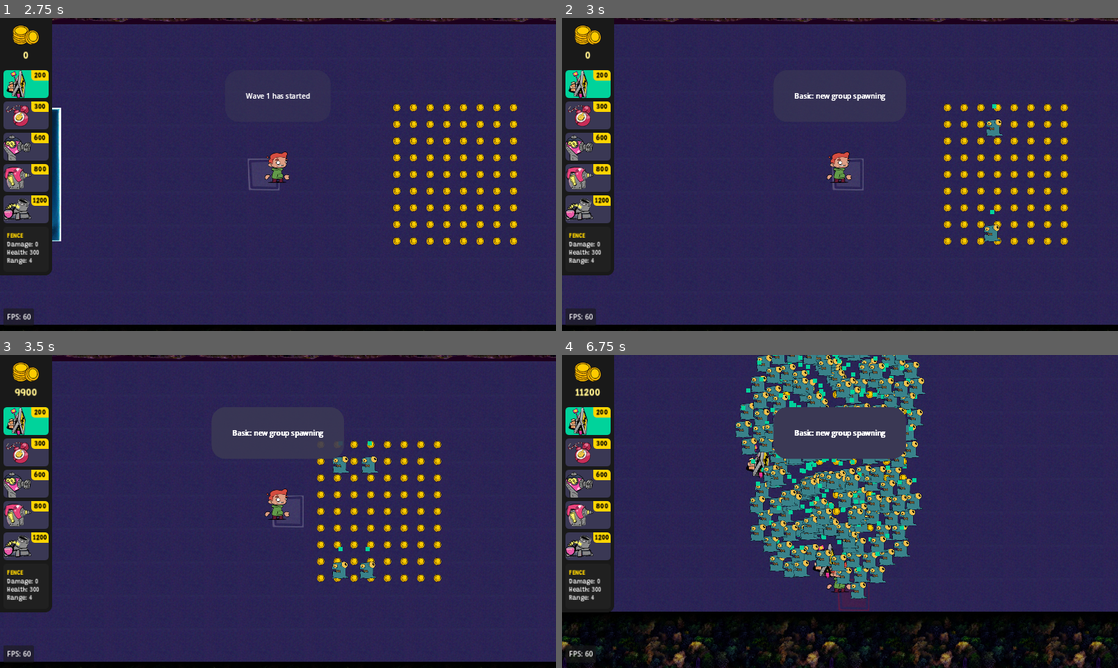
Above: before the commit, frames 1-4 (two rows, left to right).
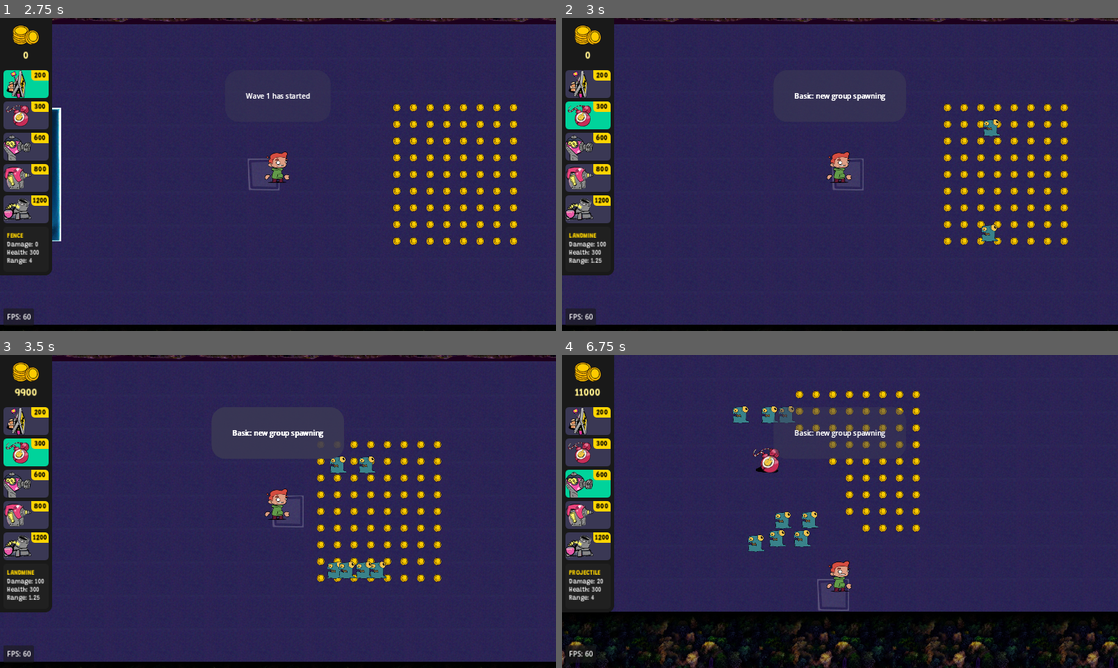
Above: after the commit, the same moments.

Repository: Slushie-Defense/Slushie
Game: Godot game, scene res://Levels/SplashScreen/SplashScreen.tscn
Same seed, same stepped clock (60 frames per second), same inputs: the game is played once before the commit and once after it. Sound files missing from this copy of the repository are replaced by a short silence.
Inputs:
- Up to frame 1 (2.75 s): click "Credits" at 0.5 s; click "Go Back" at 1.25 s; click "Start" at 2 s
- Up to frame 2 (3 s): tap Enter (ui_accept) at 2.75 s; hold Right (ui_right) from 2.78 s (still down); hold Space (ActionButton, bound only after the commit) from 2.78 s (still down); tap Tab (ui_text_indent) at 2.85 s
- Up to frame 3 (3.5 s): keep holding Right (ui_right); keep holding Space (ActionButton, bound only after the commit); tap Enter (ui_accept) at 3.02, 3.32 s
- Up to frame 4 (6.75 s): release Right (ui_right) at 3.53 s; release Space (ActionButton, bound only after the commit) at 3.53 s; hold Down (ui_down) 3.53-4.28 s; tap Space (ActionButton, bound only after the commit) at 3.6, 6.6 s; tap Enter (ui_accept) at 3.77, 4.07, 4.55, 5.1, 5.27, 5.57, 6.02, 6.32 s; tap P at 3.8 s; hold Right (ui_right) 4.28-5.03 s; hold P 4.28-5.03 s; hold Page Up (ui_text_caret_page_up) 5.03-5.78 s; tap Tab (ui_text_indent) at 5.3, 5.85 s; hold Space (ActionButton, bound only after the commit) 5.78-6.53 s; hold Left (ui_left) from 5.78 s (still down); tap Escape (ui_text_clear_carets_and_selection) at 6.4 s

Frame 1 is identical in both runs. In frame 2, 1.2% of the frame differs, in the area x 0-80%, y 16-79%; in frame 3, 1.6%; in frame 4, 20%, in the area x 0-100%, y 0-100%.

Commit message:
Fixed weapon range indicator

Diff:
--- a/Autoload/Main.gd
+++ b/Autoload/Main.gd
@@ -22,7 +22,7 @@
 	process_mode = Node.PROCESS_MODE_ALWAYS
 
 func _input(event):
-	if event.is_action_pressed("ui_text_clear_carets_and_selection"):
+	if event.is_action_pressed("PauseButton"):
 		_pause_game_toggle()
 
 func _pause_game_toggle():
--- a/Autoload/UnitData.gd
+++ b/Autoload/UnitData.gd
@@ -10,7 +10,8 @@
 var SIEGE : StructureData = StructureData.new()
 var PROJECTILE : StructureData = StructureData.new()
 
-# Enemies
+# Enemy types
+enum enemy_list { TANK, FLOATER, GRUNT, SPITTER }
 
 func _ready():
 	# Setup FENCE
--- a/Entities/Classes/EnemyData.gd
+++ b/Entities/Classes/EnemyData.gd
@@ -1,11 +1,15 @@
 extends Node
 class_name EnemyData
 
+var unit_name : String = "Grunt"
 var health : int = 100
 
-var attack_speed : float = 1.0 # In seconds
+var coin_drop_value : float = 100.0
+
+var attack_speed : float = 1.0 # Delay between attacks
 var attack_range : int = 64 # In pixels
 var attack_damage : int = 100
 
-var max_movement_speed : float = 2000
+var acceleration : float = 2000
+var max_speed : float = 100
 var vision_radius : int = 160
--- a/Entities/Enemy/Enemy.gd
+++ b/Entities/Enemy/Enemy.gd
@@ -1,11 +1,12 @@
 extends CharacterBody2D
+
+# Enemy Data
+var enemy_data : EnemyData = EnemyData.new()
 
 # Health
 @onready var health : ProgressBar = $Healthbar
 
 # Physics
-var MAX_SPEED : float = 100
-var ACCELERATION : float = 2000
 var motion : Vector2 = Vector2.ZERO # Equaliant to Vector2(0,0)
 
 # AI
@@ -16,7 +17,6 @@
 var ai_default_direction : Vector2 = Vector2(-1, 0)
 
 # How far the enemy can see
-var vision_radius : int = 160
 var show_vision_radius : bool = true
 @onready var vision_collider : CollisionShape2D = $Vision/CollisionShape2D
 @onready var vision_sprite : Sprite2D = $Vision/VisionCircle
@@ -24,12 +24,8 @@
 # Attack Range
 @onready var attack_range_raycast : RayCast2D = $AttackRangeRayCast
 @onready var attack_timer : Timer = $AttackDelayTimer
-var attack_speed : float = 1.0 # In seconds
-var attack_range : int = 64 # In pixels
-var attack_damage : int = 100
 
 # Coins
-var coin_value : int = 100
 var coin_scene = load("res://Entities/Coin/Coin.tscn")
 
 # Initialize
@@ -37,16 +33,20 @@
 	# Behavior after the Gas Station is destroyed
 	Main.signal_gas_station_destroyed.connect(_gas_station_destroyed)
 	# Set health
-	health.set_max_health(100)
+	health.set_max_health(enemy_data.health)
 	health.signal_custom_health_is_zero.connect(_event_health_is_zero)
 	# Set attack speed
-	set_attack_speed(attack_speed) # Set to default
+	_update_attack_speed() # Set to default
+	# Update vision radius
+	_update_vision_radius()
+
+func _update_vision_radius():
 	# Update the enemy vision radius -- Right now it is just a circle
-	vision_collider.shape.radius = vision_radius
+	vision_collider.shape.radius = enemy_data.vision_radius
 	# Show vision
 	if show_vision_radius:
 		var sprite_width : float = 128.0
-		var vision_diameter : float = vision_radius * 2.0
+		var vision_diameter : float = enemy_data.vision_radius * 2.0
 		var sprite_scale : float = vision_diameter / sprite_width
 		vision_sprite.scale = Vector2(sprite_scale, sprite_scale)
 	else:
@@ -57,7 +57,7 @@
 	# Direction & Attack
 	_ai_process()
 	# Move
-	apply_movement(ai_direction * ACCELERATION * delta)
+	apply_movement(ai_direction * enemy_data.acceleration * delta)
 	# Apply the motion
 	velocity = motion
 	# Move to the position unless it hits a collision then it will stop at the collision point
@@ -65,8 +65,8 @@
 
 func apply_movement(acceleration):
 	motion += acceleration
-	if motion.length() > MAX_SPEED:
-		motion = motion.normalized() * MAX_SPEED
+	if motion.length() > enemy_data.max_speed:
+		motion = motion.normalized() * enemy_data.max_speed
 
 func _ai_process():
 	# Direction priority
@@ -91,16 +91,15 @@
 			if attack_timer.is_stopped():
 				attack_timer.start()
 
-func set_attack_speed(value):
-	attack_timer.wait_time = value
-	attack_speed = value
+func _update_attack_speed():
+	attack_timer.wait_time = enemy_data.attack_speed
 
 func _on_attack_delay_timer_timeout():
 	# Attack
 	if ai_chase_node != null:
 		var distance_to_node = global_position.distance_to(ai_chase_node.global_position)
 		# Attack within the attack range
-		attack_range_raycast.target_position = global_position.direction_to(ai_chase_node.global_position) * attack_range
+		attack_range_raycast.target_position = global_position.direction_to(ai_chase_node.global_position) * enemy_data.attack_range
 		attack_range_raycast.force_raycast_update() # Launch the ray
 		# See what it hit
 		var first_collision_result = attack_range_raycast.get_collider()
@@ -109,7 +108,7 @@
 			if first_collision_result.has_method("attack"):
 				# Create an attack class and pass it through
 				var attack = Attack.new()
-				attack.damage = attack_damage
+				attack.damage = enemy_data.attack_damage
 				first_collision_result.attack(attack)
 
 func _on_vision_body_entered(body):
@@ -120,7 +119,7 @@
 	ai_chase_node_list.erase(body)
 
 func attack(attack : Attack):
-	health.add_or_subtract_health_by_value(-attack.damage) # Subtract damage
+	health.add_or_subtract_health_by_value(-attack.damage) # Subtract damage when hit by weapon
 
 func _event_health_is_zero():
 	# Spawn coin where it dies
@@ -131,11 +130,15 @@
 
 func _spawn_coin():
 	# Spawn coin
-	var coin = coin_scene.instantiate()
-	get_tree().get_root().add_child(coin)
-	coin.global_position = global_position
-	# Send the money straight to the player
-	# coin._instant_pickup()
+	var number_of_coins = ceil(enemy_data.coin_drop_value / 100.0)
+	var angle_increment = 360.0 / number_of_coins
+	for i in range(0, number_of_coins):
+		var coin = coin_scene.instantiate()
+		get_tree().get_root().add_child(coin)
+		# Spawn the coins around the player
+		var distance_from_death : int = 0 if i == 0 else 48
+		var angle = i * angle_increment
+		coin.global_position = global_position + Vector2(distance_from_death, 0).rotated(deg_to_rad(angle))
 
 func _gas_station_destroyed():
 	ai_default_direction = Vector2(0, 0)
--- a/Entities/Enemy/Enemy.tscn
+++ b/Entities/Enemy/Enemy.tscn
@@ -37,6 +37,7 @@
 texture = ExtResource("3_jff1g")
 
 [node name="Healthbar" parent="." instance=ExtResource("3_2jk0x")]
+visible = false
 offset_top = -56.0
 offset_bottom = -24.0
 
--- a/Entities/Managers/WaveManager/GameStateManager.gd
+++ b/Entities/Managers/WaveManager/GameStateManager.gd
@@ -29,12 +29,10 @@
 
 func pause_game():
 	get_tree().paused = true
-	pass
 
 func unpause_game():
 	get_tree().paused = false
 	transition_to_state(previous_state)
-	pass
 
 func prep_state():
 	# Code for initializing prep state goes here
@@ -43,32 +41,24 @@
 func start_wave():
 	# Code for starting a wave goes here
 	current_wave_manager.spawn_next_wave()
-	pass
 
 func game_over_state():
 	# Code for game over state goes here
 	pass
 
-
 func _process(delta):
 	match current_state:
 		GameState.PAUSED:
-			# un pause
-			if Input.is_key_pressed(KEY_P):
-				unpause_game()
+			pass
 		GameState.PREP:
-			if Input.is_action_just_pressed("ui_text_indent"):
+			if Input.is_action_just_pressed("StartButton"):
 				transition_to_state(GameState.WAVE)
-			elif Input.is_key_pressed(KEY_P):
-				transition_to_state(GameState.PAUSED)
 		GameState.WAVE:
 			#Here you would have your logic to check for wave completion or player death to transition to PREP or GAMEOVER respectively
 			if current_wave_manager.check_wave_complete(): # Placeholder for your wave completion condition
 				transition_to_state(GameState.PREP)
 			#elif current_wave_manager.is_player_dead(): # Placeholder for your game over condition
 			#    transition_to_state(GameState.GAMEOVER)
-			elif Input.is_key_pressed(KEY_P):
-				transition_to_state(GameState.PAUSED)
 		GameState.GAMEOVER:
 			pass
 		# vibes
--- a/Entities/Player/Player.gd
+++ b/Entities/Player/Player.gd
@@ -45,8 +45,8 @@
 
 func get_input_axis():
 	var axis = Vector2.ZERO
-	axis.x = int(Input.is_action_pressed("ui_right")) - int(Input.is_action_pressed("ui_left"))
-	axis.y = int(Input.is_action_pressed("ui_down")) - int(Input.is_action_pressed("ui_up"))
+	axis.x = int(Input.is_action_pressed("RightButton")) - int(Input.is_action_pressed("LeftButton"))
+	axis.y = int(Input.is_action_pressed("DownButton")) - int(Input.is_action_pressed("UpButton"))
 	return axis.normalized()
 
 func apply_friction(amount):
@@ -64,7 +64,7 @@
 	health.add_or_subtract_health_by_value(-attack.damage) # Subtract damage
 
 func building_manager_create_structure():
-	if Input.is_action_just_released("ui_accept"):
+	if Input.is_action_just_released("ActionButton"):
 		building_manager.add_structure()
 
 func _event_health_is_zero():
--- a/Entities/Structures/Structure.tscn
+++ b/Entities/Structures/Structure.tscn
@@ -12,6 +12,7 @@
 
 [node name="Structure" type="StaticBody2D"]
 visibility_layer = 8
+z_index = 1
 collision_layer = 4
 collision_mask = 0
 script = ExtResource("1_pfun1")
@@ -30,6 +31,7 @@
 texture = ExtResource("1_5wevt")
 
 [node name="Healthbar" parent="." instance=ExtResource("3_7ms35")]
+visible = false
 
 [connection signal="body_entered" from="Area2D" to="." method="_on_area_2d_body_entered"]
 [connection signal="body_exited" from="Area2D" to="." method="_on_area_2d_body_exited"]
--- a/Entities/Weapons/WeaponBase.gd
+++ b/Entities/Weapons/WeaponBase.gd
@@ -52,8 +52,8 @@
 	shapecast_2d.position = weapon_offset
 	# Weapon range indictator
 	var one_pixel_offset : int = 1 # Add one pixel to the x-axis so that the Landmine remains visible
-	weapon_range_indicator.default_color = Color("#FFD500")
-	weapon_range_indicator.default_color.a = 0.3
+	#weapon_range_indicator.default_color = Color("#FFD500")
+	weapon_range_indicator.default_color.a = 0.08
 	weapon_range_indicator.width = weapon_data.attack_radius * 2
 	weapon_range_indicator.points = [Vector2(0, 0), Vector2(weapon_data.attack_range - weapon_data.attack_radius - weapon_data.attack_radius + one_pixel_offset,0)]
 
--- a/Entities/Weapons/WeaponBase.tscn
+++ b/Entities/Weapons/WeaponBase.tscn
@@ -13,6 +13,7 @@
 script = ExtResource("1_81enj")
 
 [node name="WeaponRangeIndicator" type="Line2D" parent="."]
+z_as_relative = false
 points = PackedVector2Array(-32, 0, 288, 0)
 width = 192.0
 begin_cap_mode = 2
--- a/Levels/Credits/Credits.gd
+++ b/Levels/Credits/Credits.gd
@@ -2,3 +2,7 @@
 
 func _on_go_back_pressed():
 	get_tree().change_scene_to_file("res://Levels/SplashScreen/SplashScreen.tscn")
+
+func _input(event):
+	if event.is_action_pressed("ActionButton") or event.is_action_pressed("PauseButton"):
+		get_tree().change_scene_to_file("res://Levels/SplashScreen/SplashScreen.tscn")
--- a/Levels/SplashScreen/SplashScreen.gd
+++ b/Levels/SplashScreen/SplashScreen.gd
@@ -1,5 +1,4 @@
 extends Control
-
 
 func _on_start_pressed():
 	get_tree().change_scene_to_file("res://Levels/Level1.tscn")
@@ -9,3 +8,9 @@
 
 func _on_close_pressed():
 	get_tree().quit()
+
+func _input(event):
+	if event.is_action_pressed("ActionButton"):
+		get_tree().change_scene_to_file("res://Levels/Level1.tscn")
+	if event.is_action_pressed("PauseButton"):
+		get_tree().quit()
--- a/UserInterface/BuildingSelect/BuildingSelectPanelUI.gd
+++ b/UserInterface/BuildingSelect/BuildingSelectPanelUI.gd
@@ -90,11 +90,11 @@
 
 func _input(event):
 	var update : bool = false
-	if event.is_action_pressed("ui_text_caret_page_up"):
+	if event.is_action_pressed("SelectItemReverseButton"):
 		# Change to next active item
 		active_item = (active_item - 1) % (item_names.size())
 		update = true
-	if event.is_action_pressed("ui_text_caret_page_down"):
+	if event.is_action_pressed("SelectItemButton"):
 		# Change to next active item
 		active_item = (active_item + 1) % (item_names.size())
 		update = true
--- a/project.godot
+++ b/project.godot
@@ -32,6 +32,70 @@
 
 project/assembly_name="Slushie-defense"
 
+[input]
+
+ActionButton={
+"deadzone": 0.5,
+"events": [Object(InputEventKey,"resource_local_to_scene":false,"resource_name":"","device":0,"window_id":0,"alt_pressed":false,"shift_pressed":false,"ctrl_pressed":false,"meta_pressed":false,"pressed":false,"keycode":0,"physical_keycode":32,"key_label":0,"unicode":0,"echo":false,"script":null)
+, Object(InputEventKey,"resource_local_to_scene":false,"resource_name":"","device":0,"window_id":0,"alt_pressed":false,"shift_pressed":false,"ctrl_pressed":false,"meta_pressed":false,"pressed":false,"keycode":0,"physical_keycode":88,"key_label":0,"unicode":0,"echo":false,"script":null)
+, Object(InputEventKey,"resource_local_to_scene":false,"resource_name":"","device":0,"window_id":0,"alt_pressed":false,"shift_pressed":false,"ctrl_pressed":false,"meta_pressed":false,"pressed":false,"keycode":0,"physical_keycode":4194325,"key_label":0,"unicode":0,"echo":false,"script":null)
+]
+}
+StartButton={
+"deadzone": 0.5,
+"events": [Object(InputEventKey,"resource_local_to_scene":false,"resource_name":"","device":0,"window_id":0,"alt_pressed":false,"shift_pressed":false,"ctrl_pressed":false,"meta_pressed":false,"pressed":false,"keycode":0,"physical_keycode":4194309,"key_label":0,"unicode":0,"echo":false,"script":null)
+]
+}
+ShootButton={
+"deadzone": 0.5,
+"events": [Object(InputEventKey,"resource_local_to_scene":false,"resource_name":"","device":0,"window_id":0,"alt_pressed":false,"shift_pressed":false,"ctrl_pressed":false,"meta_pressed":false,"pressed":false,"keycode":0,"physical_keycode":90,"key_label":0,"unicode":0,"echo":false,"script":null)
+, Object(InputEventKey,"resource_local_to_scene":false,"resource_name":"","device":0,"window_id":0,"alt_pressed":false,"shift_pressed":false,"ctrl_pressed":false,"meta_pressed":false,"pressed":false,"keycode":0,"physical_keycode":4194326,"key_label":0,"unicode":0,"echo":false,"script":null)
+]
+}
+UpButton={
+"deadzone": 0.5,
+"events": [Object(InputEventKey,"resource_local_to_scene":false,"resource_name":"","device":0,"window_id":0,"alt_pressed":false,"shift_pressed":false,"ctrl_pressed":false,"meta_pressed":false,"pressed":false,"keycode":0,"physical_keycode":4194320,"key_label":0,"unicode":0,"echo":false,"script":null)
+, Object(InputEventKey,"resource_local_to_scene":false,"resource_name":"","device":0,"window_id":0,"alt_pressed":false,"shift_pressed":false,"ctrl_pressed":false,"meta_pressed":false,"pressed":false,"keycode":0,"physical_keycode":87,"key_label":0,"unicode":0,"echo":false,"script":null)
+]
+}
+DownButton={
+"deadzone": 0.5,
+"events": [Object(InputEventKey,"resource_local_to_scene":false,"resource_name":"","device":0,"window_id":0,"alt_pressed":false,"shift_pressed":false,"ctrl_pressed":false,"meta_pressed":false,"pressed":false,"keycode":0,"physical_keycode":4194322,"key_label":0,"unicode":0,"echo":false,"script":null)
+, Object(InputEventKey,"resource_local_to_scene":false,"resource_name":"","device":0,"window_id":0,"alt_pressed":false,"shift_pressed":false,"ctrl_pressed":false,"meta_pressed":false,"pressed":false,"keycode":0,"physical_keycode":83,"key_label":0,"unicode":0,"echo":false,"script":null)
+]
+}
+LeftButton={
+"deadzone": 0.5,
+"events": [Object(InputEventKey,"resource_local_to_scene":false,"resource_name":"","device":0,"window_id":0,"alt_pressed":false,"shift_pressed":false,"ctrl_pressed":false,"meta_pressed":false,"pressed":false,"keycode":0,"physical_keycode":4194319,"key_label":0,"unicode":0,"echo":false,"script":null)
+, Object(InputEventKey,"resource_local_to_scene":false,"resource_name":"","device":0,"window_id":0,"alt_pressed":false,"shift_pressed":false,"ctrl_pressed":false,"meta_pressed":false,"pressed":false,"keycode":0,"physical_keycode":65,"key_label":0,"unicode":0,"echo":false,"script":null)
+]
+}
+RightButton={
+"deadzone": 0.5,
+"events": [Object(InputEventKey,"resource_local_to_scene":false,"resource_name":"","device":0,"window_id":0,"alt_pressed":false,"shift_pressed":false,"ctrl_pressed":false,"meta_pressed":false,"pressed":false,"keycode":0,"physical_keycode":4194321,"key_label":0,"unicode":0,"echo":false,"script":null)
+, Object(InputEventKey,"resource_local_to_scene":false,"resource_name":"","device":0,"window_id":0,"alt_pressed":false,"shift_pressed":false,"ctrl_pressed":false,"meta_pressed":false,"pressed":false,"keycode":0,"physical_keycode":68,"key_label":0,"unicode":0,"echo":false,"script":null)
+]
+}
+SelectItemButton={
+"deadzone": 0.5,
+"events": [Object(InputEventKey,"resource_local_to_scene":false,"resource_name":"","device":0,"window_id":0,"alt_pressed":false,"shift_pressed":false,"ctrl_pressed":false,"meta_pressed":false,"pressed":false,"keycode":0,"physical_keycode":4194306,"key_label":0,"unicode":0,"echo":false,"script":null)
+, Object(InputEventKey,"resource_local_to_scene":false,"resource_name":"","device":0,"window_id":0,"alt_pressed":false,"shift_pressed":false,"ctrl_pressed":false,"meta_pressed":false,"pressed":false,"keycode":0,"physical_keycode":81,"key_label":0,"unicode":0,"echo":false,"script":null)
+, Object(InputEventKey,"resource_local_to_scene":false,"resource_name":"","device":0,"window_id":0,"alt_pressed":false,"shift_pressed":false,"ctrl_pressed":false,"meta_pressed":false,"pressed":false,"keycode":0,"physical_keycode":4194324,"key_label":0,"unicode":0,"echo":false,"script":null)
+]
+}
+PauseButton={
+"deadzone": 0.5,
+"events": [Object(InputEventKey,"resource_local_to_scene":false,"resource_name":"","device":0,"window_id":0,"alt_pressed":false,"shift_pressed":false,"ctrl_pressed":false,"meta_pressed":false,"pressed":false,"keycode":0,"physical_keycode":4194305,"key_label":0,"unicode":0,"echo":false,"script":null)
+]
+}
+SelectItemReverseButton={
+"deadzone": 0.5,
+"events": [Object(InputEventKey,"resource_local_to_scene":false,"resource_name":"","device":-1,"window_id":0,"alt_pressed":false,"shift_pressed":false,"ctrl_pressed":false,"meta_pressed":false,"pressed":false,"keycode":0,"physical_keycode":96,"key_label":0,"unicode":96,"echo":false,"script":null)
+, Object(InputEventKey,"resource_local_to_scene":false,"resource_name":"","device":0,"window_id":0,"alt_pressed":false,"shift_pressed":false,"ctrl_pressed":false,"meta_pressed":false,"pressed":false,"keycode":0,"physical_keycode":69,"key_label":0,"unicode":0,"echo":false,"script":null)
+, Object(InputEventKey,"resource_local_to_scene":false,"resource_name":"","device":0,"window_id":0,"alt_pressed":false,"shift_pressed":false,"ctrl_pressed":false,"meta_pressed":false,"pressed":false,"keycode":0,"physical_keycode":4194323,"key_label":0,"unicode":0,"echo":false,"script":null)
+]
+}
+
 [layer_names]
 
 2d_render/layer_1="Background"
